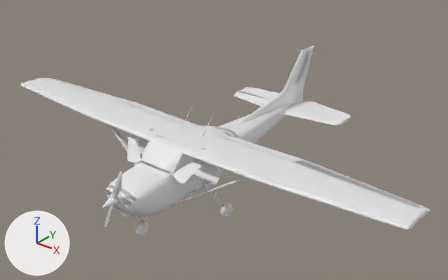
The glTF model c172/PT-IAO_HD_livery.gltf, before and after one commit.
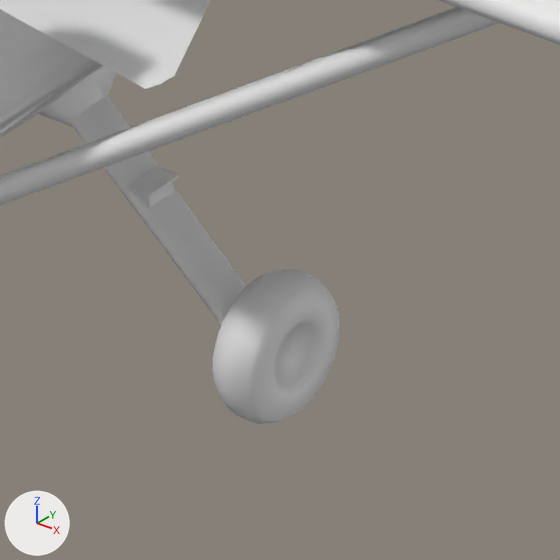
The first picture shows the older version from a 50 mm lens placed at (8.78, -9.09, 6.67), pointed at (0.0, 1.89, -0.14). The close-ups show the older and then the newer version on the part from 45% to 57% of the width and 63% to 82% of the height of that picture. Only the edits that show in the close-ups are written down. Lighting does not change. The marker at lower left points along +X, +Y and +Z. Materials are left out; every surface is plain grey. Where no turn or scale is listed for an object, it has been applied to the vertices. Vertices at exactly the same position are counted once.

The first close-up shows 'Exterior'.
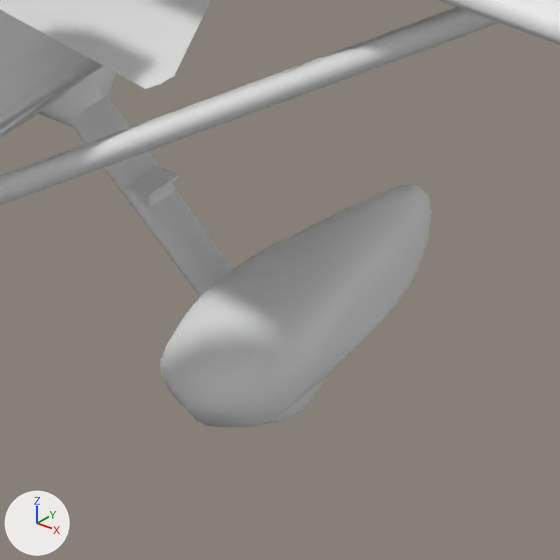
Where the newer file only moved an object's origin or applied its transform, the numbers keep the older frame.

Edits to the bpy script that builds the scene:
```text
Change me_exterior:
    used by ob_exterior; location = (-0.001, 1.949, -0.039)
    remove me_exterior.from_pydata(...)  # 55571 vertices, 101082 faces; spans x -5.66..5.66, y -4.08..4.08, z -1.38..1.38
    add me_exterior.from_pydata(...)  # 54994 vertices, 99914 faces; spans x -5.66..5.66, y -4.08..3.81, z -1.38..1.38
    me_exterior part 1: a new loose piece of 332 vertices spanning x 0.99..1.28, y -1.7..-0.82, z -1.18..-0.84
    other edits to the shape of me_exterior do not show in these pictures
```

Pixel boxes [x1, y1, x2, y2] of what changed, in the close-ups (560 x 560 px):
'Exterior', reshaped: before [0, 0, 560, 424]; after [0, 0, 560, 428]
part 1 of me_exterior, added: after [160, 183, 431, 428]
